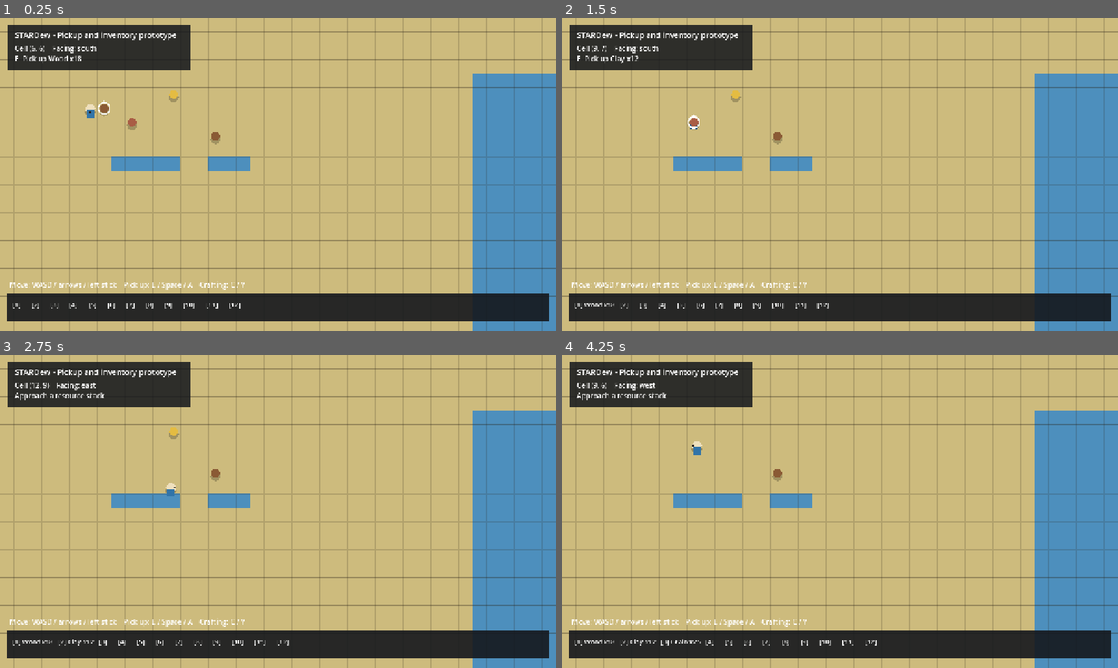
Above: before the commit, frames 1-4 (two rows, left to right).
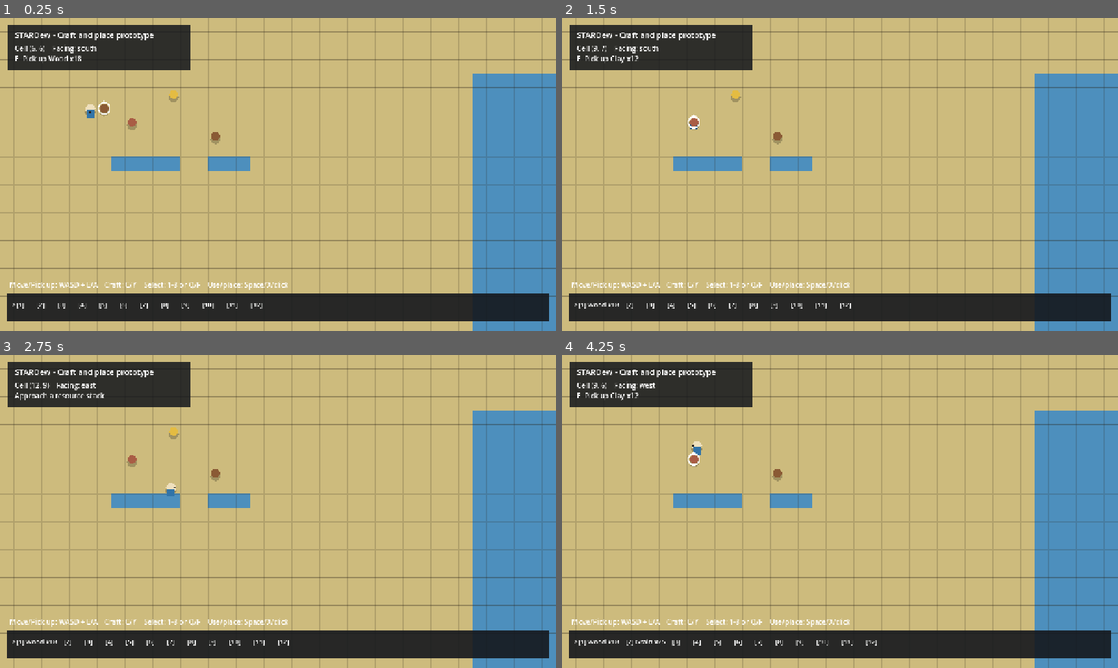
Above: after the commit, the same moments.

Repository: danisanchezcrespo/stardew
Game: Godot game, scene res://main.tscn
The game is run twice, just before and just after one commit, with the same random seed, the same clock (stepped at 60 frames per second) and the same inputs.
Inputs (mouse positions are in pixels of both pictures, inside the frame that each line leads up to):
- Up to frame 1 (0.25 s): no input
- Up to frame 2 (1.5 s): tap Enter at 0.5 s; move the mouse to (962, 158) at 0.52 s; hold D (move_right) 0.53-1.28 s; hold E (interact) 0.53-1.28 s; click (962, 158) at 0.67 s; tap R (rotate_blueprint) at 0.8, 1.35 s; move the mouse to (728, 190) at 1.27 s; hold S (menu_down) from 1.28 s (still down); click (728, 190) at 1.42 s
- Up to frame 3 (2.75 s): tap Space (use_selected, bound only after the commit) at 1.55 s; move the mouse to (333, 442) at 2.02 s; release S (menu_down) at 2.03 s; hold D (move_right) from 2.03 s (still down); hold Space (use_selected, bound only after the commit) from 2.03 s (still down); click (333, 442) at 2.17 s; tap Enter at 2.3 s
- Up to frame 4 (4.25 s): move the mouse to (812, 574) at 2.77 s; release D (move_right) at 2.78 s; release Space (use_selected, bound only after the commit) at 2.78 s; hold W (menu_up) 2.78-3.53 s; tap Enter at 2.85 s; click (812, 574) at 2.92 s; tap 1 at 3.05, 3.6 s; move the mouse to (1006, 558) at 3.52 s; hold A (move_left) from 3.53 s (still down); hold E (interact) from 3.53 s (still down); click (1006, 558) at 3.67 s; tap Escape (cancel) at 4.15 s

The runs differ from the first frame. In frame 1, 1.1% of the frame differs, in the area x 2-52%, y 4-93%; in frame 2, 1.1%; in frame 3, 1.2%; in frame 4, 1.4%, in the area x 2-57%, y 4-93%.

Commit message:
Complete craft-to-place gameplay loop

Diff:
--- a/godot/gameplay/main_game.gd
+++ b/godot/gameplay/main_game.gd
@@ -8,6 +8,8 @@
 const TargetingType = preload("res://world/interaction/interaction_targeting.gd")
 const RecipeRegistryType = preload("res://crafting/recipe_registry.gd")
 const CraftingSystemType = preload("res://crafting/crafting_system.gd")
+const DefinitionRegistryType = preload("res://simulation/definitions/simulation_definition_registry.gd")
+const WorldGridType = preload("res://world/placement/world_grid.gd")
 
 const CELL_SIZE := 32
 const WORLD_SIZE := Vector2i(50, 30)
@@ -16,6 +18,7 @@
 const WATER := Color("#4d8fbd")
 const GRID_LINE := Color(0.16, 0.14, 0.10, 0.18)
 const INTERACTION_REACH_PX := 40.0
+const PLACEMENT_RANGE_CELLS := 4.0
 
 var player: CharacterBody2D
 var position_label: Label
@@ -33,6 +36,14 @@
 var crafting_panel: Control
 var crafting_list_label: Label
 var crafting_detail_label: Label
+var placement_registry: Variant
+var world_grid: Variant
+var selected_slot := 0
+var placement_mode := false
+var placement_cursor := Vector2i.ZERO
+var placement_rotation := 0
+var next_placed_id := 1
+var placement_feedback := ""
 
 
 func _ready() -> void:
@@ -52,6 +63,29 @@
 
 
 func _unhandled_input(event: InputEvent) -> void:
+	if placement_mode:
+		if event is InputEventMouseMotion:
+			var mouse_world := get_global_mouse_position()
+			var hovered := Vector2i(floori(mouse_world.x / CELL_SIZE), floori(mouse_world.y / CELL_SIZE))
+			if world_grid.contains(hovered) and hovered != placement_cursor:
+				placement_cursor = hovered
+				_update_placement_feedback()
+				queue_redraw()
+		elif event.is_action_pressed("cancel"):
+			cancel_placement()
+		elif event.is_action_pressed("rotate_blueprint"):
+			rotate_placement()
+		elif event.is_action_pressed("move_left"):
+			move_placement_cursor(Vector2i.LEFT)
+		elif event.is_action_pressed("move_right"):
+			move_placement_cursor(Vector2i.RIGHT)
+		elif event.is_action_pressed("move_up"):
+			move_placement_cursor(Vector2i.UP)
+		elif event.is_action_pressed("move_down"):
+			move_placement_cursor(Vector2i.DOWN)
+		elif event.is_action_pressed("use_selected") or event.is_action_pressed("interact"):
+			confirm_placement()
+		return
 	if event.is_action_pressed("open_crafting"):
 		set_crafting_open(not crafting_open)
 	elif crafting_open and event.is_action_pressed("cancel"):
@@ -64,9 +98,21 @@
 		craft_selected_recipe()
 	elif not crafting_open and event.is_action_pressed("interact"):
 		collect_target()
+	elif not crafting_open and event.is_action_pressed("use_selected"):
+		begin_placement()
+	elif not crafting_open and event.is_action_pressed("quick_previous"):
+		select_quick_slot(selected_slot - 1)
+	elif not crafting_open and event.is_action_pressed("quick_next"):
+		select_quick_slot(selected_slot + 1)
+	elif not crafting_open:
+		for index in range(8):
+			if event.is_action_pressed("quick_slot_%d" % (index + 1)):
+				select_quick_slot(index)
+				break
 
 
 func _build_terrain() -> void:
+	world_grid = WorldGridType.new(WORLD_SIZE, "sand")
 	for y in range(4, 26):
 		for x in range(34, 40):
 			water_cells[Vector2i(x, y)] = true
@@ -75,6 +121,7 @@
 	water_cells.erase(Vector2i(13, 10))
 	water_cells.erase(Vector2i(14, 10))
 	for cell: Vector2i in water_cells:
+		world_grid.set_terrain(cell, "water")
 		_add_static_rect(Vector2(cell * CELL_SIZE) + Vector2.ONE * 16.0, Vector2.ONE * CELL_SIZE, "Water")
 
 
@@ -117,6 +164,9 @@
 	result = recipe_registry.load_from_path("res://crafting/recipes.json", item_registry)
 	assert(result == OK, "Recipe definitions must load: %s" % str(recipe_registry.errors))
 	crafting = CraftingSystemType.new(recipe_registry)
+	placement_registry = DefinitionRegistryType.new()
+	result = placement_registry.load_from_path("res://world/placeables.json")
+	assert(result == OK, "Placeable definitions must load: %s" % str(placement_registry.errors))
 	_spawn_pickup("pickup-wood-1", "wood", 18, Vector2(7.5, 6.5) * CELL_SIZE)
 	_spawn_pickup("pickup-clay-1", "clay", 12, Vector2(9.5, 7.5) * CELL_SIZE)
 	_spawn_pickup("pickup-grain-1", "grain", 25, Vector2(12.5, 5.5) * CELL_SIZE)
@@ -144,7 +194,7 @@
 	layer.add_child(background)
 	var title := Label.new()
 	title.position = Vector2(34, 26)
-	title.text = "STARDew - Pickup and inventory prototype"
+	title.text = "STARDew - Craft and place prototype"
 	title.add_theme_font_size_override("font_size", 18)
 	layer.add_child(title)
 	position_label = Label.new()
@@ -171,7 +221,7 @@
 	var help := Label.new()
 	help.set_anchors_preset(Control.PRESET_BOTTOM_LEFT)
 	help.position = Vector2(22, -118)
-	help.text = "Move: WASD / arrows / left stick    Pick up: E / Space / A    Crafting: C / Y"
+	help.text = "Move/Pick up: WASD + E/A    Craft: C/Y    Select: 1-8 or Q/F    Use/place: Space/X/click"
 	help.add_theme_color_override("font_color", Color.WHITE)
 	help.add_theme_font_size_override("font_size", 16)
 	layer.add_child(help)
@@ -217,6 +267,119 @@
 		_update_crafting_ui()
 
 
+func select_quick_slot(index: int) -> void:
+	selected_slot = posmod(index, mini(8, inventory.slots.size()))
+	_update_inventory_hud()
+
+
+func begin_placement() -> bool:
+	var definition: Variant = _selected_placeable_definition()
+	if definition == null:
+		interaction_label.text = "Selected slot is not placeable"
+		return false
+	placement_mode = true
+	player.movement_enabled = false
+	player.velocity = Vector2.ZERO
+	placement_rotation = 0
+	placement_cursor = _player_cell() + _facing_cell(player.facing)
+	_update_placement_feedback()
+	queue_redraw()
+	return true
+
+
+func cancel_placement() -> void:
+	placement_mode = false
+	player.movement_enabled = true
+	placement_feedback = ""
+	queue_redraw()
+
+
+func move_placement_cursor(direction: Vector2i) -> void:
+	placement_cursor += direction
+	_update_placement_feedback()
+	queue_redraw()
+
+
+func rotate_placement() -> void:
+	placement_rotation = posmod(placement_rotation + 1, 4)
+	_update_placement_feedback()
+	queue_redraw()
+
+
+func confirm_placement() -> bool:
+	var definition: Variant = _selected_placeable_definition()
+	if definition == null:
+		cancel_placement()
+		return false
+	var validation: Dictionary = _placement_validation(definition)
+	if not validation.valid:
+		placement_feedback = validation.reason
+		_update_placement_feedback()
+		queue_redraw()
+		return false
+	var instance_id := "placed-%04d" % next_placed_id
+	var result: Variant = world_grid.place(instance_id, definition.entity_id, definition.spatial_footprint, placement_cursor, placement_rotation, definition.allowed_terrain)
+	if not result.valid:
+		placement_feedback = result.reason
+		return false
+	var selected_item: String = inventory.slots[selected_slot].item_id
+	var removed: int = inventory.remove(selected_item, 1)
+	assert(removed == 1, "Validated placement must consume exactly one item.")
+	next_placed_id += 1
+	_add_placed_collision(instance_id, result.cells)
+	cancel_placement()
+	_update_inventory_hud()
+	interaction_label.text = "Placed %s" % definition.label
+	queue_redraw()
+	return true
+
+
+func _placement_validation(definition: Variant) -> Dictionary:
+	var player_cell := _player_cell()
+	if Vector2(placement_cursor - player_cell).length() > PLACEMENT_RANGE_CELLS:
+		return {"valid": false, "reason": "OUT_OF_RANGE", "cells": definition.spatial_footprint.transformed_cells(placement_cursor, placement_rotation)}
+	var result: Variant = world_grid.query_placement(definition.spatial_footprint, placement_cursor, placement_rotation, definition.allowed_terrain)
+	if result.cells.has(player_cell):
+		return {"valid": false, "reason": "PLAYER_OCCUPIED", "cells": result.cells}
+	return {"valid": result.valid, "reason": result.reason, "cells": result.cells}
+
+
+func _selected_placeable_definition() -> Variant:
+	if selected_slot >= inventory.slots.size() or inventory.slots[selected_slot].is_empty():
+		return null
+	var item: Variant = item_registry.get_item(inventory.slots[selected_slot].item_id)
+	if item == null or item.placeable_entity_id.is_empty():
+		return null
+	return placement_registry.get_entity(item.placeable_entity_id)
+
+
+func _player_cell() -> Vector2i:
+	return Vector2i(floori(player.position.x / CELL_SIZE), floori(player.position.y / CELL_SIZE))
+
+
+func _facing_cell(facing: String) -> Vector2i:
+	match facing:
+		"north": return Vector2i.UP
+		"east": return Vector2i.RIGHT
+		"west": return Vector2i.LEFT
+	return Vector2i.DOWN
+
+
+func _update_placement_feedback() -> void:
+	var definition: Variant = _selected_placeable_definition()
+	if definition == null:
+		return
+	var validation: Dictionary = _placement_validation(definition)
+	placement_feedback = "Valid - Space/X to place" if validation.valid else "Blocked: %s" % validation.reason
+	interaction_label.text = "Placement %s at %s | %s | R rotate, Esc cancel" % [definition.label, str(placement_cursor), placement_feedback]
+
+
+func _add_placed_collision(instance_id: String, cells: Array[Vector2i]) -> void:
+	for index in range(cells.size()):
+		var cell := cells[index]
+		_add_static_rect(Vector2(cell * CELL_SIZE) + Vector2.ONE * 16.0, Vector2.ONE * CELL_SIZE, "%s-%d" % [instance_id, index])
+
+
 func select_recipe(direction: int) -> void:
 	selected_recipe_index = posmod(selected_recipe_index + direction, recipe_registry.recipe_order.size())
 	_update_crafting_ui()
@@ -269,6 +432,11 @@
 
 
 func _update_interaction_target() -> void:
+	if placement_mode or crafting_open:
+		if is_instance_valid(interaction_target):
+			interaction_target.set_targeted(false)
+		interaction_target = null
+		return
 	var active: Array = []
 	for pickup: Variant in pickups:
 		if is_instance_valid(pickup) and pickup.amount > 0:
@@ -312,10 +480,10 @@
 	for index in range(inventory.slots.size()):
 		var slot: Dictionary = inventory.slots[index]
 		if slot.is_empty():
-			labels.append("[%d] --" % (index + 1))
+			labels.append("%s[%d] --" % [">" if index == selected_slot else " ", index + 1])
 		else:
 			var definition: Variant = item_registry.get_item(slot.item_id)
-			labels.append("[%d] %s x%d" % [index + 1, definition.label, int(slot.amount)])
+			labels.append("%s[%d] %s x%d" % [">" if index == selected_slot else " ", index + 1, definition.label, int(slot.amount)])
 	inventory_label.text = "   ".join(labels)
 
 
@@ -326,3 +494,16 @@
 			var rect := Rect2(Vector2(cell * CELL_SIZE), Vector2.ONE * CELL_SIZE)
 			draw_rect(rect, WATER if water_cells.has(cell) else SAND)
 			draw_rect(rect, GRID_LINE, false, 1.0)
+	if world_grid != null:
+		for placed: Variant in world_grid.entities_by_id.values():
+			for cell: Vector2i in placed.cells:
+				var placed_rect := Rect2(Vector2(cell * CELL_SIZE) + Vector2.ONE * 2.0, Vector2.ONE * (CELL_SIZE - 4))
+				draw_rect(placed_rect, Color("#71472b"))
+	if placement_mode:
+		var definition: Variant = _selected_placeable_definition()
+		if definition != null:
+			var validation: Dictionary = _placement_validation(definition)
+			for cell: Vector2i in validation.cells:
+				var preview_rect := Rect2(Vector2(cell * CELL_SIZE) + Vector2.ONE, Vector2.ONE * (CELL_SIZE - 2))
+				draw_rect(preview_rect, Color(0.2, 0.9, 0.4, 0.58) if validation.valid else Color(0.95, 0.2, 0.2, 0.62))
+				draw_rect(preview_rect, Color.WHITE, false, 2.0)
--- a/godot/input/input_defaults.gd
+++ b/godot/input/input_defaults.gd
@@ -6,7 +6,8 @@
 	"move_right": [KEY_D, KEY_RIGHT],
 	"move_up": [KEY_W, KEY_UP],
 	"move_down": [KEY_S, KEY_DOWN],
-	"interact": [KEY_E, KEY_SPACE, KEY_ENTER],
+	"interact": [KEY_E, KEY_ENTER],
+	"use_selected": [KEY_SPACE],
 	"rotate_blueprint": [KEY_R],
 	"remove_placed": [KEY_X, KEY_DELETE],
 	"select_previous": [KEY_Q],
@@ -15,6 +16,8 @@
 	"cancel": [KEY_ESCAPE],
 	"menu_up": [KEY_W, KEY_UP],
 	"menu_down": [KEY_S, KEY_DOWN],
+	"quick_previous": [KEY_Q],
+	"quick_next": [KEY_F],
 }
 
 
@@ -28,6 +31,7 @@
 				event.physical_keycode = keycode
 				InputMap.action_add_event(action, event)
 	_add_joypad_button("interact", JOY_BUTTON_A)
+	_add_joypad_button("use_selected", JOY_BUTTON_X)
 	_add_joypad_button("rotate_blueprint", JOY_BUTTON_RIGHT_SHOULDER)
 	_add_joypad_button("remove_placed", JOY_BUTTON_X)
 	_add_joypad_button("select_previous", JOY_BUTTON_LEFT_SHOULDER)
@@ -36,6 +40,8 @@
 	_add_joypad_button("cancel", JOY_BUTTON_B)
 	_add_joypad_button("menu_up", JOY_BUTTON_DPAD_UP)
 	_add_joypad_button("menu_down", JOY_BUTTON_DPAD_DOWN)
+	_add_joypad_button("quick_previous", JOY_BUTTON_LEFT_SHOULDER)
+	_add_joypad_button("quick_next", JOY_BUTTON_RIGHT_SHOULDER)
 	_add_joypad_button("move_left", JOY_BUTTON_DPAD_LEFT)
 	_add_joypad_button("move_right", JOY_BUTTON_DPAD_RIGHT)
 	_add_joypad_button("move_up", JOY_BUTTON_DPAD_UP)
@@ -44,6 +50,15 @@
 	_add_joypad_axis("move_right", JOY_AXIS_LEFT_X, 1.0)
 	_add_joypad_axis("move_up", JOY_AXIS_LEFT_Y, -1.0)
 	_add_joypad_axis("move_down", JOY_AXIS_LEFT_Y, 1.0)
+	_add_mouse_button("use_selected", MOUSE_BUTTON_LEFT)
+	for index in range(8):
+		var action := "quick_slot_%d" % (index + 1)
+		if not InputMap.has_action(action):
+			InputMap.add_action(action)
+		if InputMap.action_get_events(action).is_empty():
+			var event := InputEventKey.new()
+			event.keycode = KEY_1 + index
+			InputMap.action_add_event(action, event)
 
 
 static func _add_joypad_button(action: String, button: JoyButton) -> void:
@@ -63,3 +78,12 @@
 	event.axis = axis
 	event.axis_value = value
 	InputMap.action_add_event(action, event)
+
+
+static func _add_mouse_button(action: String, button: MouseButton) -> void:
+	for existing: InputEvent in InputMap.action_get_events(action):
+		if existing is InputEventMouseButton and existing.button_index == button:
+			return
+	var event := InputEventMouseButton.new()
+	event.button_index = button
+	InputMap.action_add_event(action, event)
--- a/godot/simulation/definitions/simulation_definition_registry.gd
+++ b/godot/simulation/definitions/simulation_definition_registry.gd
@@ -155,10 +155,10 @@
 		return converted
 	for index in range(value.size()):
 		var pair: Variant = value[index]
-		if typeof(pair) != TYPE_ARRAY or pair.size() != 2 or not pair[0] is int or not pair[1] is int:
+		if typeof(pair) != TYPE_ARRAY or pair.size() != 2 or not _is_integer_value(pair[0]) or not _is_integer_value(pair[1]):
 			errors.append("Cell '%s.%s[%d]' must contain two integers." % [owner_id, field_name, index])
 			return []
-		converted.append(Vector2i(pair[0], pair[1]))
+		converted.append(Vector2i(int(pair[0]), int(pair[1])))
 	return converted
 
 
@@ -169,10 +169,10 @@
 	var converted: Dictionary = {}
 	for key: Variant in value:
 		var pair: Variant = value[key]
-		if typeof(pair) != TYPE_ARRAY or pair.size() != 2 or not pair[0] is int or not pair[1] is int:
+		if typeof(pair) != TYPE_ARRAY or pair.size() != 2 or not _is_integer_value(pair[0]) or not _is_integer_value(pair[1]):
 			errors.append("Port '%s.spatial.ports.%s' must contain two integers." % [owner_id, str(key)])
 			return {}
-		converted[str(key)] = Vector2i(pair[0], pair[1])
+		converted[str(key)] = Vector2i(int(pair[0]), int(pair[1]))
 	return converted
 
 
@@ -182,10 +182,10 @@
 		errors.append("Field '%s.spatial.rotations' must be an array." % owner_id)
 		return converted
 	for rotation: Variant in value:
-		if not rotation is int:
+		if not _is_integer_value(rotation):
 			errors.append("Rotations for '%s' must be integers." % owner_id)
 			return []
-		converted.append(rotation)
+		converted.append(int(rotation))
 	return converted
 
 
@@ -200,6 +200,13 @@
 			return []
 		converted.append(item)
 	return converted
+
+
+func _is_integer_value(value: Variant) -> bool:
+	return (
+		(typeof(value) == TYPE_INT or typeof(value) == TYPE_FLOAT)
+		and float(value) == float(int(value))
+	)
 
 
 func _parse_edge_type(item: Dictionary, index: int) -> Variant:
--- /dev/null
+++ b/godot/tests/test_gameplay_placement.gd
@@ -0,0 +1,83 @@
+extends SceneTree
+
+
+func _initialize() -> void:
+	var failures: Array[String] = []
+	await _test_craft_place_and_collide(failures)
+	await _test_invalid_placement_preserves_inventory(failures)
+
+	if failures.is_empty():
+		print("PASS: gameplay placement")
+		quit(0)
+		return
+	for failure in failures:
+		push_error(failure)
+	quit(1)
+
+
+func _create_game() -> Array:
+	var scene: PackedScene = load("res://main.tscn")
+	var game_root: Node = scene.instantiate()
+	root.add_child(game_root)
+	await process_frame
+	return [game_root, game_root.get_node("MainGame")]
+
+
+func _craft_crate(game: Node2D) -> int:
+	game.inventory.add("wood", 10)
+	var crafted: bool = game.craft_selected_recipe()
+	if not crafted:
+		return -1
+	for index in range(game.inventory.slots.size()):
+		if game.inventory.slots[index].get("item_id") == "storage_crate":
+			return index
+	return -1
+
+
+func _test_craft_place_and_collide(failures: Array[String]) -> void:
+	var nodes: Array = await _create_game()
+	var game_root: Node = nodes[0]
+	var game: Node2D = nodes[1]
+	var crate_slot: int = _craft_crate(game)
+	_expect(crate_slot >= 0, "Crafted crate should occupy an inventory slot.", failures)
+	game.select_quick_slot(crate_slot)
+	_expect(game.begin_placement(), "Selected crate should enter placement mode.", failures)
+	var placed_cell: Vector2i = game.placement_cursor
+	_expect(game.confirm_placement(), "Valid adjacent crate should place.", failures)
+	_expect(game.inventory.count("storage_crate") == 0, "Successful placement should consume exactly one crate.", failures)
+	_expect(not game.world_grid.occupant_at(placed_cell).is_empty(), "Placed crate should occupy its world cell.", failures)
+
+	Input.action_press("move_down")
+	for _index in range(10):
+		await physics_frame
+	Input.action_release("move_down")
+	var crate_top := float(placed_cell.y * game.CELL_SIZE)
+	_expect(game.player.position.y <= crate_top - 9.9, "Player should collide with the placed crate.", failures)
+	game_root.queue_free()
+	await process_frame
+
+
+func _test_invalid_placement_preserves_inventory(failures: Array[String]) -> void:
+	var nodes: Array = await _create_game()
+	var game_root: Node = nodes[0]
+	var game: Node2D = nodes[1]
+	var crate_slot: int = _craft_crate(game)
+	game.select_quick_slot(crate_slot)
+	game.begin_placement()
+	game.player.position = Vector2(33.5, 5.5) * game.CELL_SIZE
+	game.placement_cursor = Vector2i(34, 5)
+	_expect(not game.confirm_placement(), "Water cell should reject a crate.", failures)
+	_expect(game.inventory.count("storage_crate") == 1, "Rejected terrain must not consume inventory.", failures)
+	game.placement_cursor = Vector2i(45, 5)
+	_expect(not game.confirm_placement(), "Remote cell should reject local placement.", failures)
+	_expect(game.inventory.count("storage_crate") == 1, "Out-of-range placement must not consume inventory.", failures)
+	game.placement_cursor = Vector2i(33, 5)
+	_expect(not game.confirm_placement(), "Player cell should reject placement.", failures)
+	_expect(game.inventory.count("storage_crate") == 1, "Player overlap must not consume inventory.", failures)
+	game_root.queue_free()
+	await process_frame
+
+
+func _expect(condition: bool, message: String, failures: Array[String]) -> void:
+	if not condition:
+		failures.append(message)
--- /dev/null
+++ b/godot/world/placeables.json
@@ -0,0 +1,16 @@
+{
+  "entities": [
+    {
+      "id": "STORAGE_CRATE",
+      "label": "Storage Crate",
+      "color": "#71472b",
+      "spatial": {
+        "footprint": [[0, 0]],
+        "rotations": [0, 1, 2, 3],
+        "allowed_terrain": ["sand"],
+        "ports": {"use": [0, 1]}
+      }
+    }
+  ],
+  "edges": []
+}
Not shown, added: godot/crafting/crafting_system.gd.uid
Not shown, added: godot/crafting/recipe_definition.gd.uid
Not shown, added: godot/crafting/recipe_registry.gd.uid
Not shown, added: godot/tests/test_crafting.gd.uid
Not shown, changed: docs/MILESTONE_4.md
Not shown, changed: docs/MILESTONE_5.md
Not shown, added: docs/MILESTONE_6.md
Not shown, changed: godot/tests/README.md
